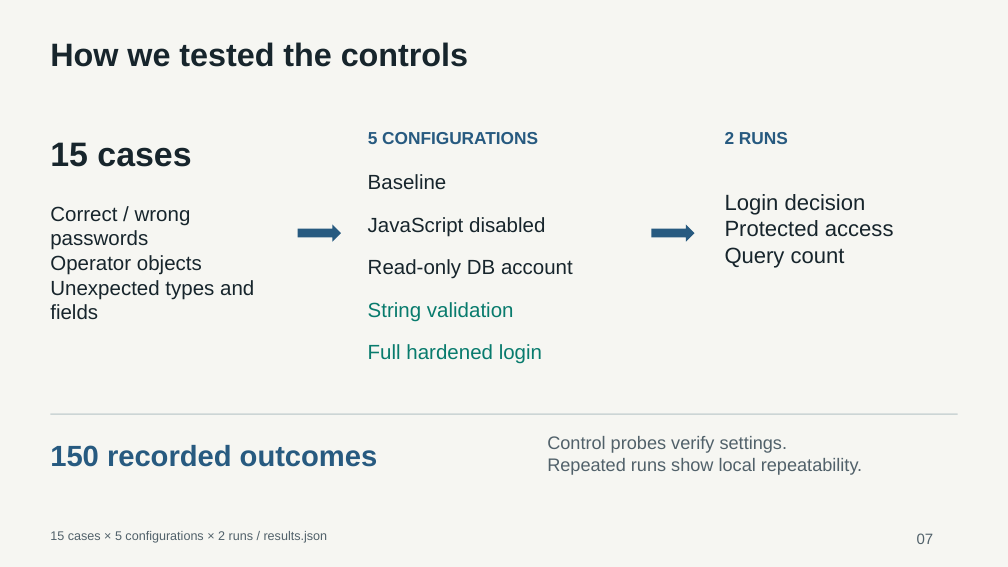
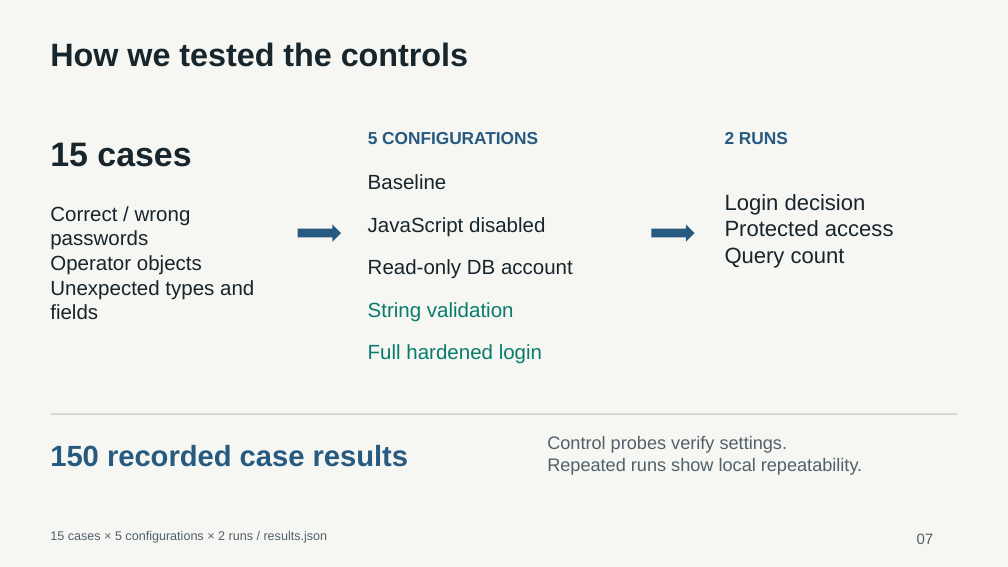
Before and after one commit to Qingyu255/CS440-Project, a slide deck: slide 7 of deliverables/CS440-NoSQL-Injections-Final-Deck.pptx. Drawn at 1008x567 pixels with LibreOffice and Linux fonts; fonts in the diff are those of the drawing. Boxes give left, top, right and bottom in pixels: in the first picture for what was removed or moved away, otherwise in the second. Text is boxed around its words. In the diff, an @@ line names an element or a change of style, - is before the commit and + after.

Commit message:
Clarify experiment outcomes and safe login flow

```diff
--- a/deliverables/CS440-NoSQL-Injections-Final-Deck.pptx
+++ b/deliverables/CS440-NoSQL-Injections-Final-Deck.pptx
@@ text at box(50, 445, 409, 467): text changed @@
-150 recorded outcomes
+150 recorded case results
```
Also in this commit, not shown: 12 other slides changed, 9 other files.
